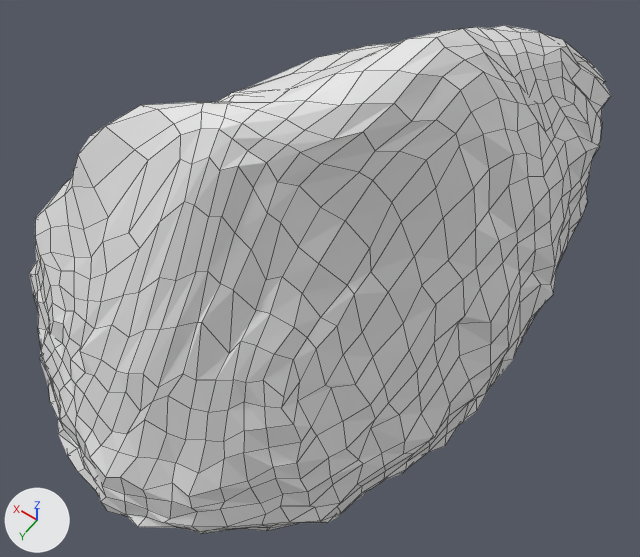
The Blender file Assets/Models/Domenic/Rocks/Evil Rocks/MediumRock1.blend, before and after one commit.
Before and after are seen from a 50 mm camera at (-6.88, 8.85, 14.61) aimed at (-1.21, 0.92, 2.14). Every picture has the same lights, and +X, +Y and +Z are marked at lower left. The older version comes first. Mesh edges are drawn as thin lines.
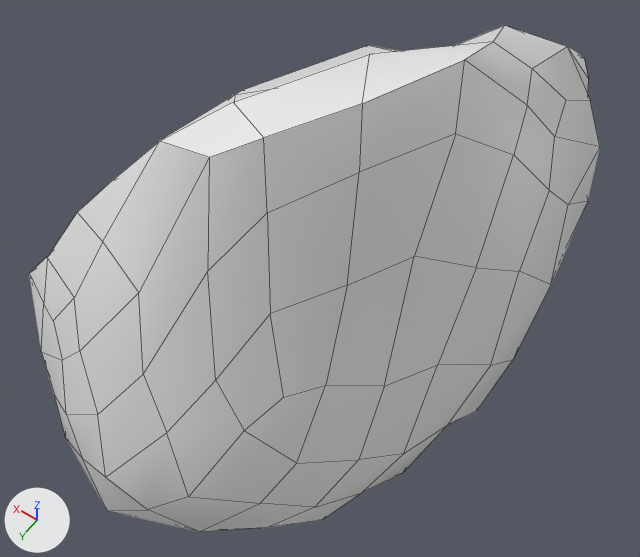
Changed parts and their boxes (x1, y1, x2, y2) in the pictures (640 x 557 px):
'Cube', reshaped
    before: (29, 25, 611, 534)
    after: (29, 25, 600, 532)
part 1 of me_cube, cut back
    before: (29, 25, 611, 534)
    after: (29, 95, 264, 320)

Edits to the bpy script that builds the scene:
```text
Change me_cube:
    used by ob_cube; location = (0.0, 0.0, 0.0)
    remove me_cube.from_pydata(...)  # 1538 vertices, 1536 faces; spans x -4.64..4.24, y -6.76..5.89, z -1.03..7.96
    add me_cube.from_pydata(...)  # 194 vertices, 192 faces; spans x -4.57..4.18, y -6.76..5.89, z -1.03..7.71
    me_cube part 1: 1349 vertices removed from x -4.64..4.24, y -6.76..5.89, z -1.02..7.96; 5 vertices added at x -0.07..2.84, y 2.9..3.79, z 2.48..6.42
    me_cube part 2: the surface is now shaded smooth
```
